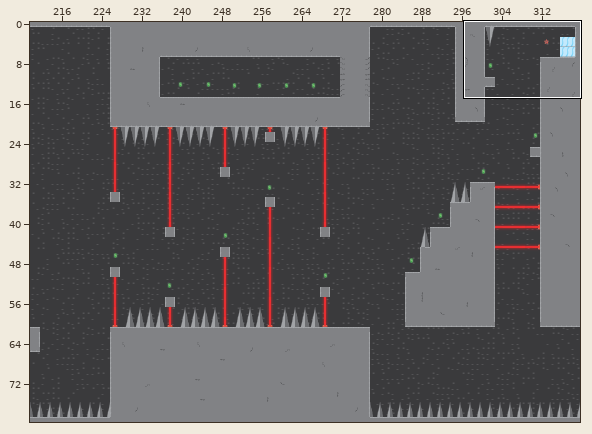
One commit to this Tiled map (JSON): assets/Tilemaps/Map3.json. The first picture is a wide view before the edit; the outline marks the close-up.
Close-up. Earlier state:
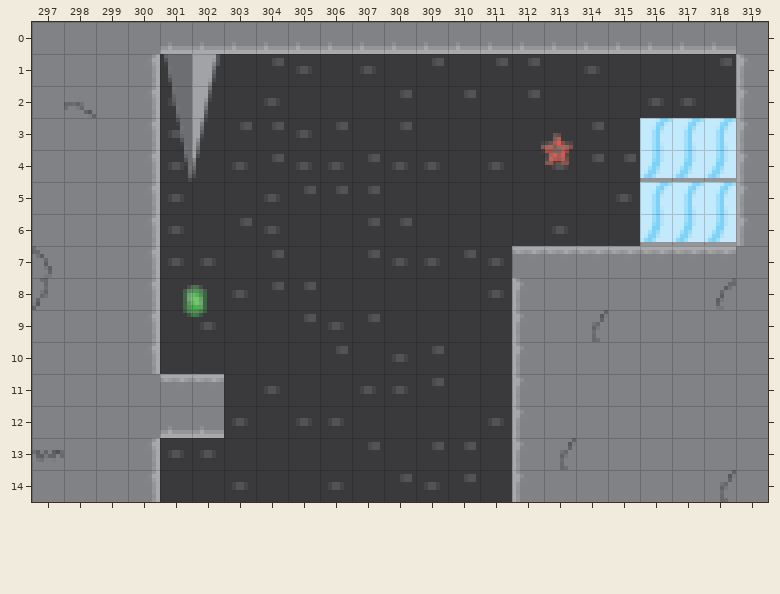
Cells are 8x8 px. Shown: x 297..319, y 0..14.
The same view after the edit:
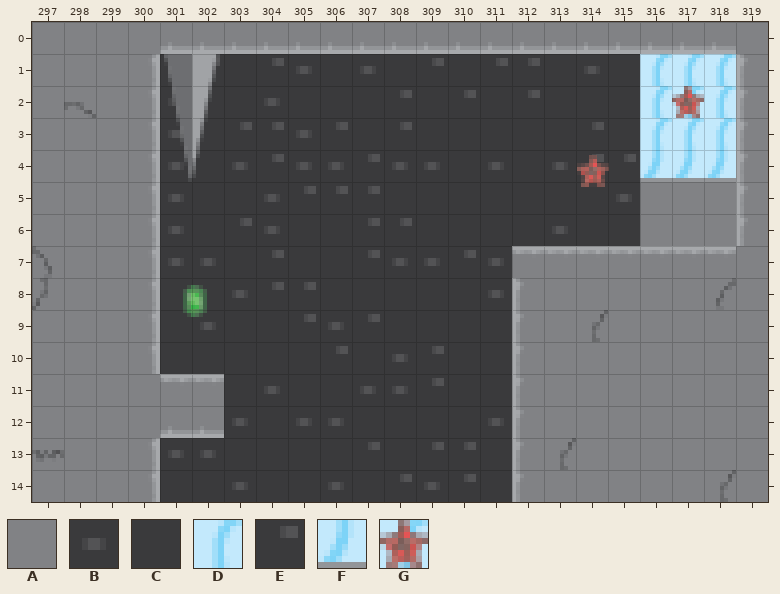
Key: from "tileset1": A 3, B 18, C 19, D 20, E 26, F 28, G 38.
_ is an empty cell.
Objects are placed by their top-left corner, in cells (3,4 is the top-left corner of cell 3,4); size is 1x1 cell unless given.
See-through tiles are keyed as they look on the map.
From old to new:
Layer "BG":
The edit adds tile A in rows 5 to 6 at x 316 to 318.
Tile B gives way to tile D in row 2 at x 316 to 317.
Tile C gives way to tile D in row 1 at x 316 to 317; in row 2 at x 318.
Tile E gives way to tile D in row 1 at x 318.
Layer "Transition":
The edit adds tile G in row 2 at x 317.
Tile D is gone in row 5 at x 316 to 318.
Tile F is gone in row 6 at x 316 to 318.
Layer "Objects":
Object G at 312.9,3.5 becomes G at 314,4.1.
